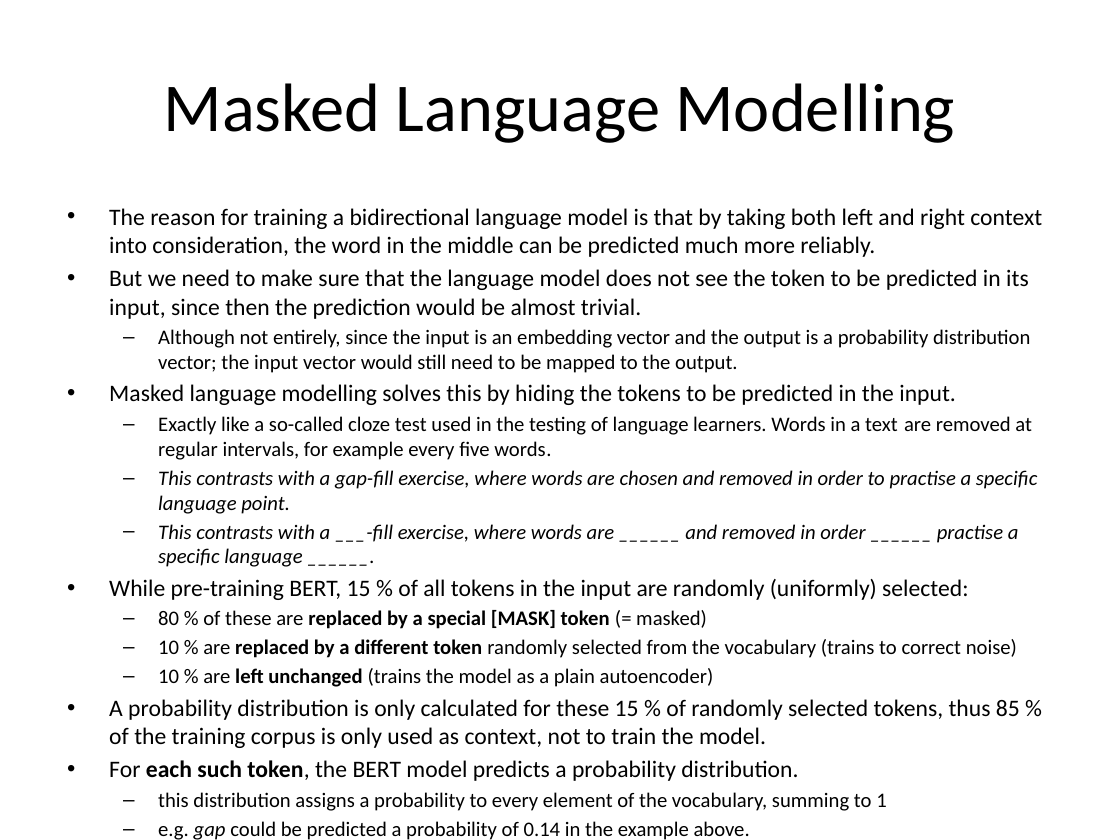
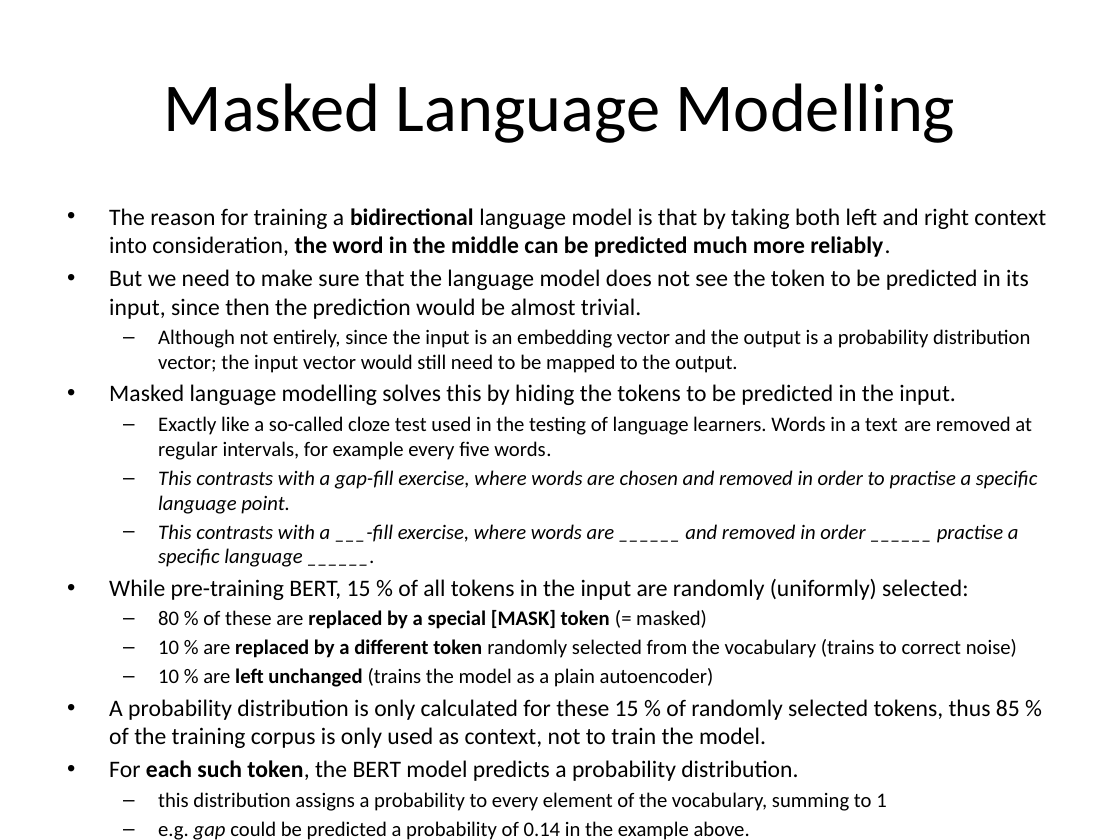
Before and after one commit to Clinical-Bioinformatics-Debrecen/nlp_2025, a slide deck: slide 12 of 7.pptx. Drawn at 1120x840 pixels with LibreOffice and Linux fonts; fonts in the diff are those of the drawing. Boxes give left, top, right and bottom in pixels: in the first picture for what was removed or moved away, otherwise in the second. Text is boxed around its words. In the diff, an @@ line names an element or a change of style, - is before the commit and + after.

```diff
--- a/7.pptx
+++ b/7.pptx
@@ text at <box>109,208,1046,257</box>: bold on in "bidirectional the word in the middle can ..." @@
```
Also in this commit, not shown: 1 other slide changed, 6 slides added.
